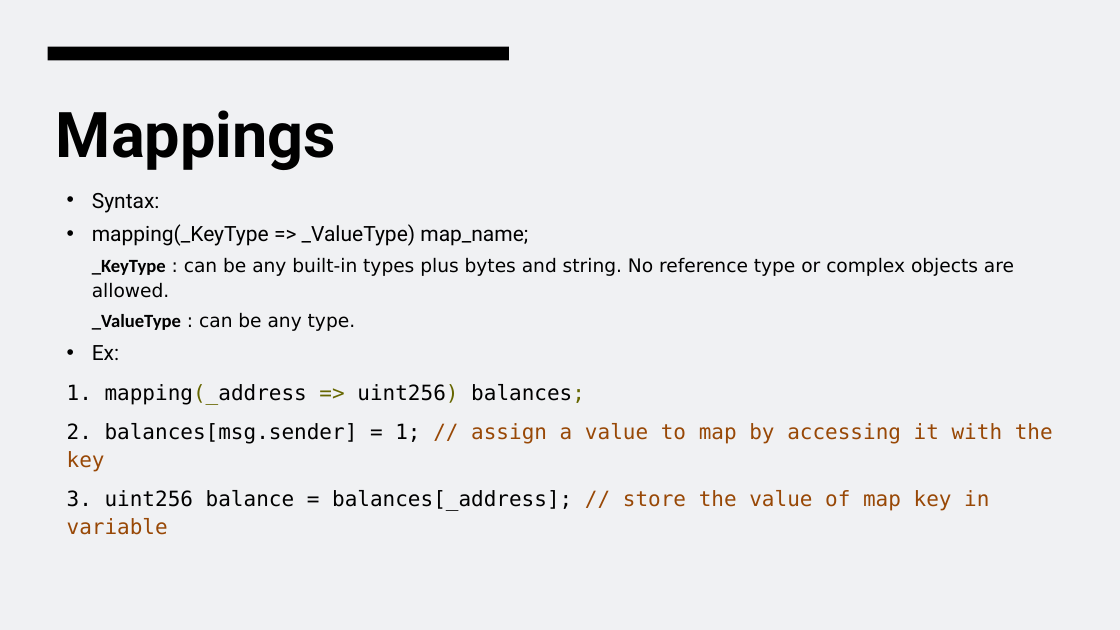
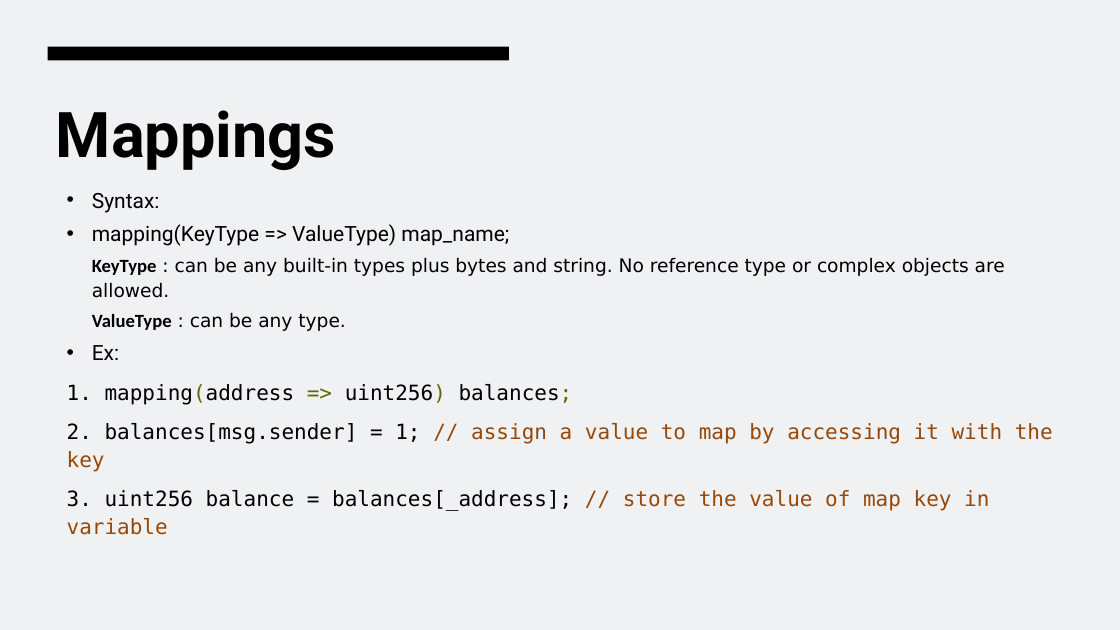
Before and after one commit to EngAbdalrhman/Material, a slide deck: slide 28 of Blockchain Lec 2.pptx. Drawn at 1120x630 pixels with LibreOffice and Linux fonts; fonts in the diff are those of the drawing. Boxes give left, top, right and bottom in pixels: in the first picture for what was removed or moved away, otherwise in the second. Text is boxed around its words. In the diff, an @@ line names an element or a change of style, - is before the commit and + after.

```diff
--- a/Blockchain Lec 2.pptx
+++ b/Blockchain Lec 2.pptx
@@ text at [92,224,1005,331]: text changed @@
-  • mapping(_KeyType => _ValueType) map_name;
-    _KeyType : can be any built-in types plus bytes and string. No reference type or complex objects are allowed.
-    _ValueType : can be any type.
+  • mapping(KeyType => ValueType) map_name;
+KeyType : can be any built-in types plus bytes and string. No reference type or complex objects are allowed.
+ValueType : can be any type.
@@ text at [67,384,573,405]: text changed @@
-1. mapping(_address => uint256) balances;
+1. mapping(address => uint256) balances;
```
Also in this commit, not shown: 47 other slides changed, 1 other file.
